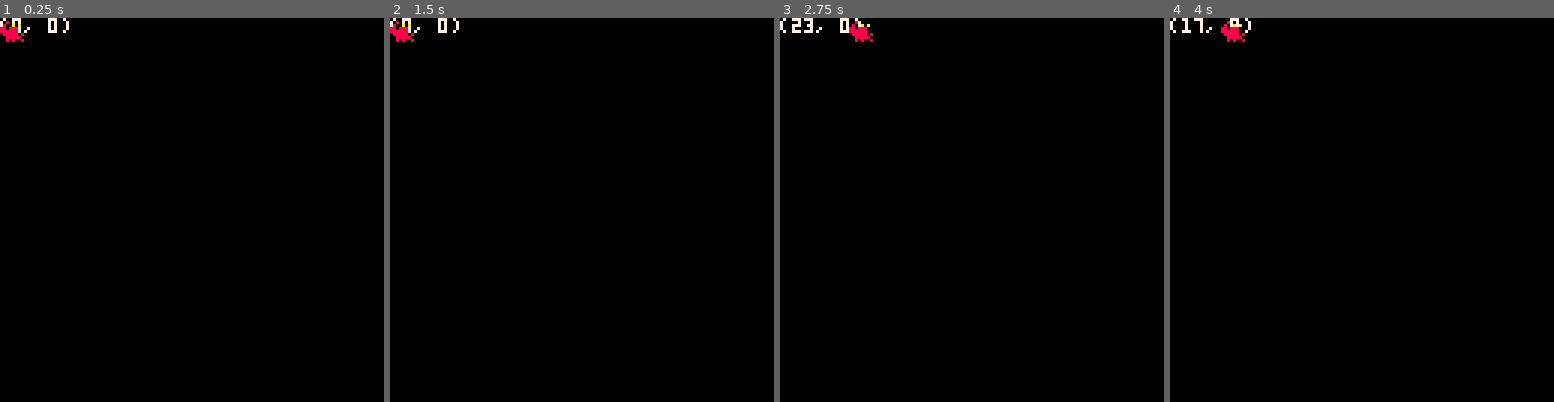
Above: before the commit, frames 1-4 (left to right).
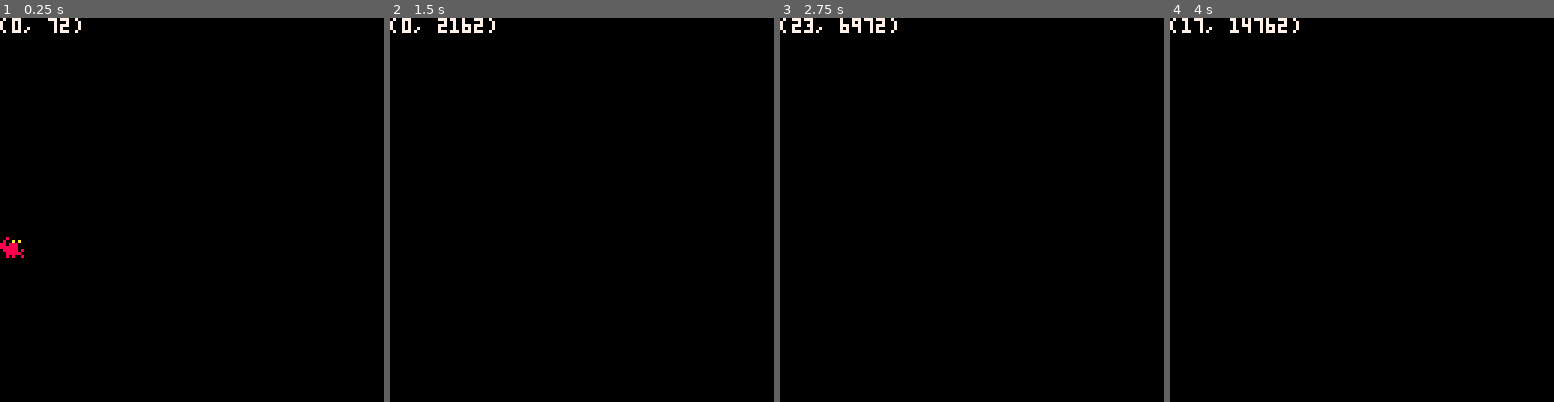
Above: after the commit, the same moments.

Repository: ArnaudValensi/hermit-crab
Game: PICO-8 cartridge hermit-carb.p8
Two runs of this game, one before a commit and one after it. Both use one fixed random seed, a clock stepped at 60 frames per second and the inputs below.
Inputs:
- Up to frame 1 (0.25 s): no input
- Up to frame 2 (1.5 s): no input
- Up to frame 3 (2.75 s): hold Right 1.6-2.1 s; hold Right from 2.47 s (still down)
- Up to frame 4 (4 s): release Right at 3.03 s; hold Left 3.08-3.58 s

The runs differ from the first frame. In frame 1, 0.5% of the frame differs, in the area x 0-22%, y 0-63%; in frame 2, 0.4%; in frame 3, 0.4%; in frame 4, 0.5%.

Commit message:
Make gravity work

Diff:
--- a/hermit-carb.p8
+++ b/hermit-carb.p8
@@ -24,6 +24,7 @@
                 end
 
                 velocity.y = velocity.y + gravity
+                pos_y = pos_y + velocity.y
             end,
             draw = function()
                 print('('..pos_x..', '..pos_y..')', 0, 0, 7)
--- a/src/player.lua
+++ b/src/player.lua
@@ -21,6 +21,7 @@
                 end
 
                 velocity.y = velocity.y + gravity
+                pos_y = pos_y + velocity.y
             end,
             draw = function()
                 print('('..pos_x..', '..pos_y..')', 0, 0, 7)
